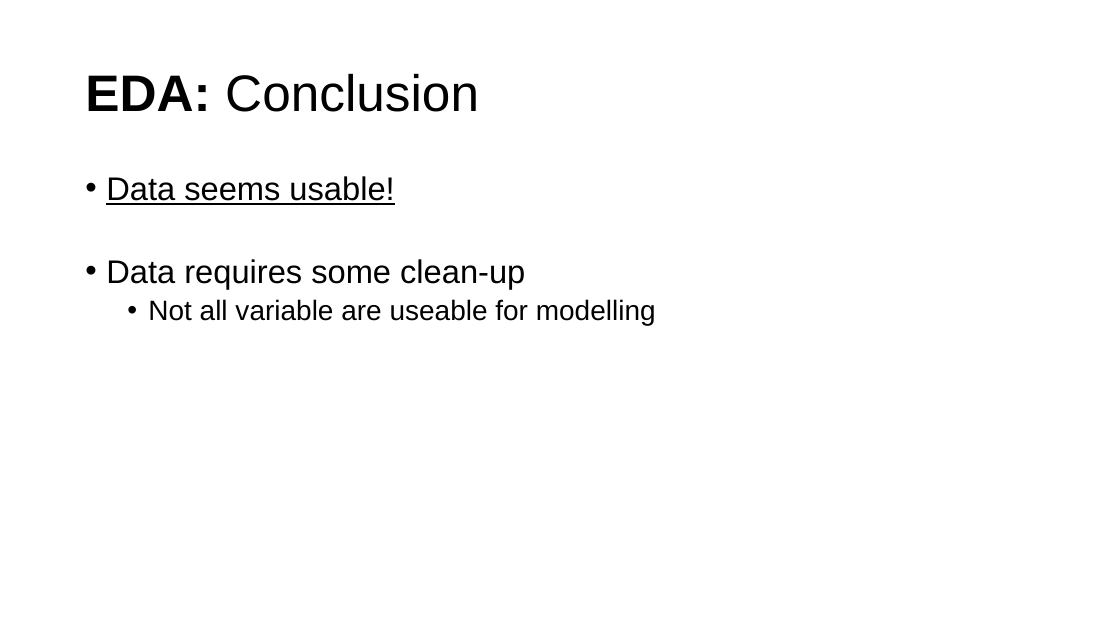
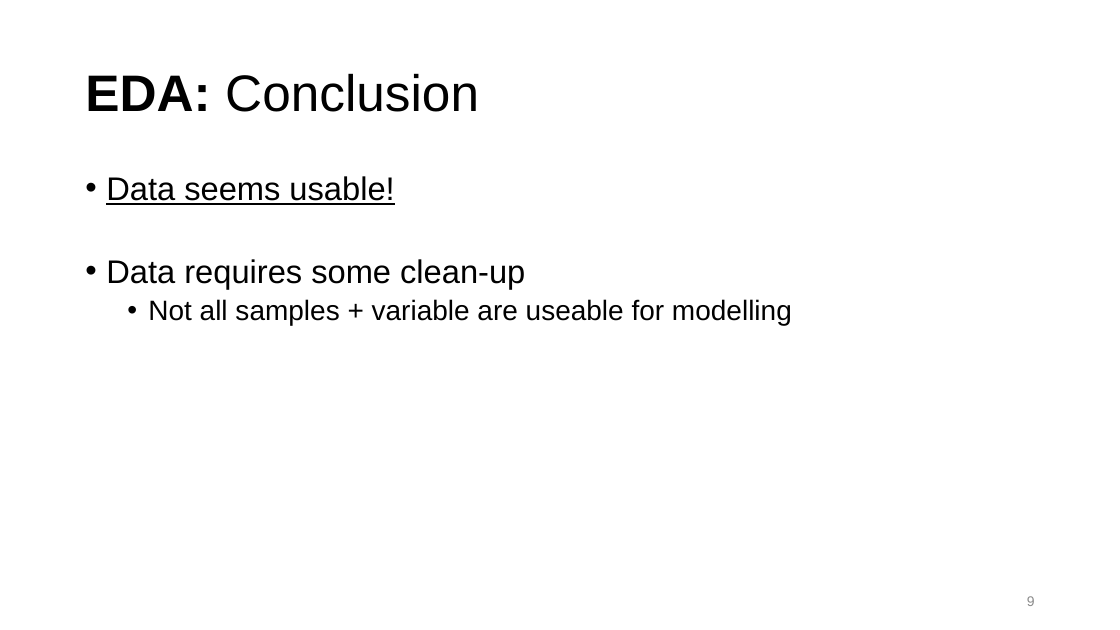
Before and after one commit to JeroenBuil/natural-cycles-assignment, a slide deck: slide 9 of reports/Natural Cycles - Assignment Report - Jeroen Buil.pptx. Drawn at 1120x630 pixels with LibreOffice and Linux fonts; fonts in the diff are those of the drawing. Boxes give left, top, right and bottom in pixels: in the first picture for what was removed or moved away, otherwise in the second. Text is boxed around its words. In the diff, an @@ line names an element or a change of style, - is before the commit and + after.

```diff
--- a/reports/Natural Cycles - Assignment Report - Jeroen Buil.pptx
+++ b/reports/Natural Cycles - Assignment Report - Jeroen Buil.pptx
@@ text at (148,299,792,325): text changed @@
-  • Not all variable are useable for modelling
+  • Not all samples + variable are useable for modelling
@@ page number added at (1027,596,1035,606), 12 pt, text #8C8C8C @@
+9
```
Also in this commit, not shown: 21 other slides changed, 1 slide added, 1 slide removed, 2 other files.
